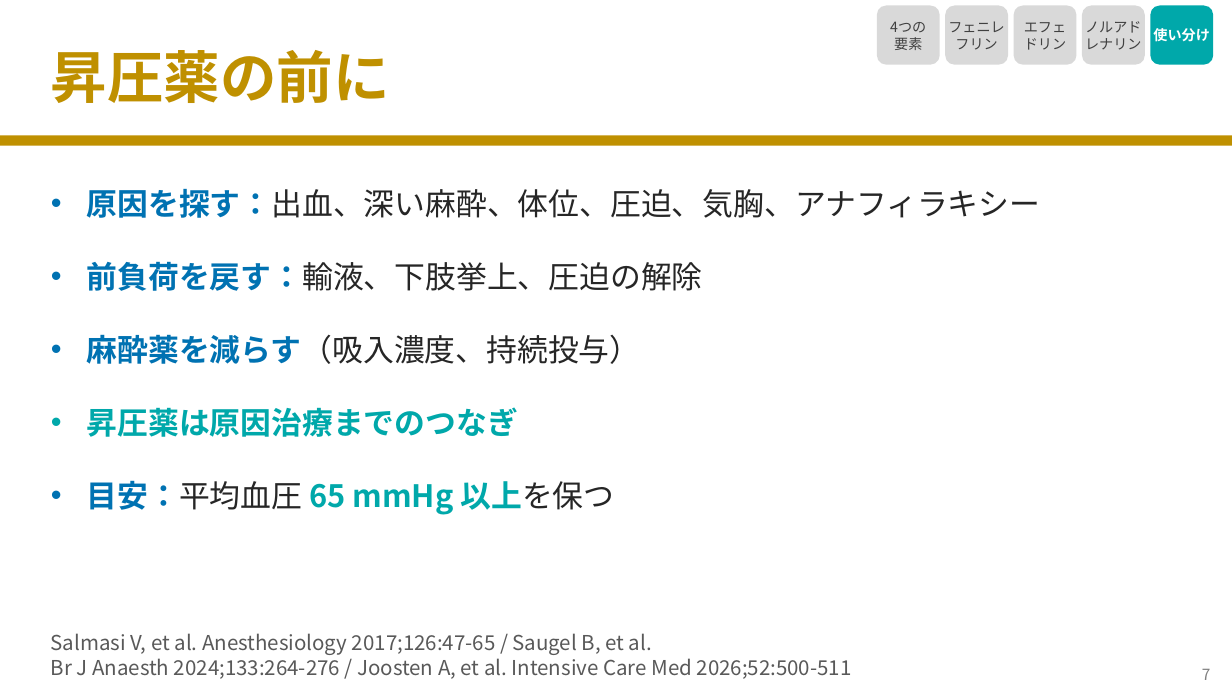
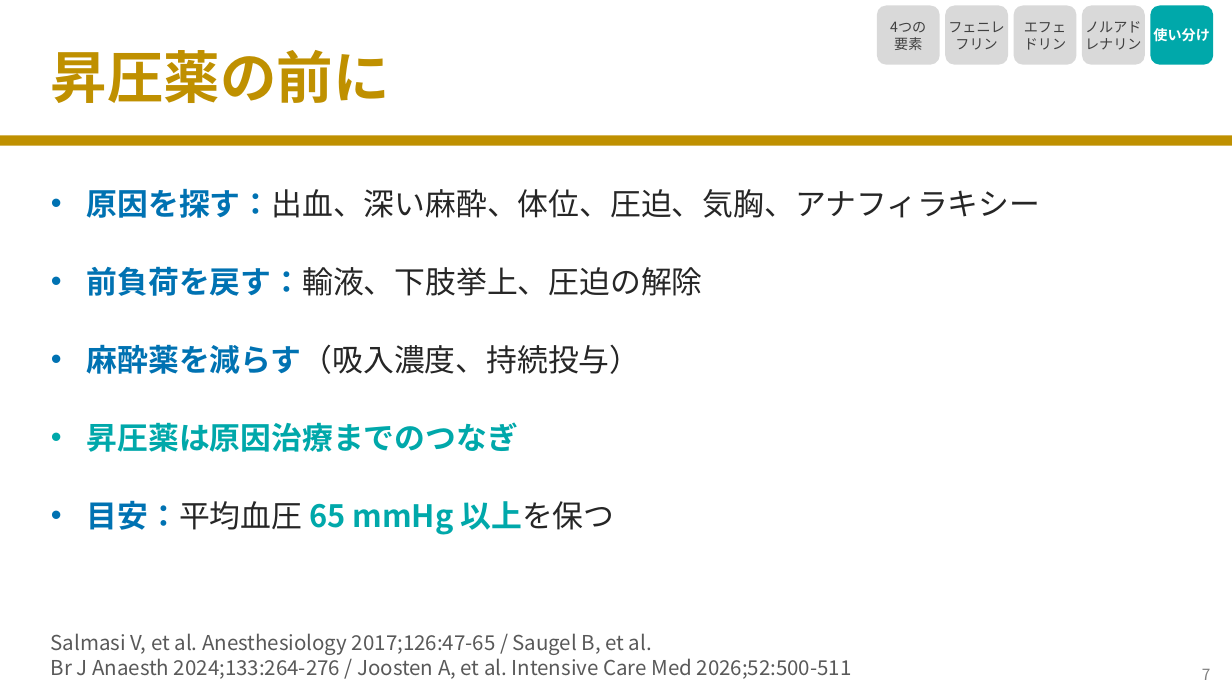
Before and after one commit to nobumitsu-3141/Anes-lecture, a slide deck: slide 8 of slides/3-8_vasopressors/3-8_vasopressors.pptx. Drawn at 1232x693 pixels with LibreOffice and Linux fonts; fonts in the diff are those of the drawing. Boxes give left, top, right and bottom in pixels: in the first picture for what was removed or moved away, otherwise in the second. Text is boxed around its words. In the diff, an @@ line names an element or a change of style, - is before the commit and + after.

```diff
--- a/slides/3-8_vasopressors/3-8_vasopressors.pptx
+++ b/slides/3-8_vasopressors/3-8_vasopressors.pptx
@@ text "原因を探す：出血、深い麻酔、体位、圧迫、気胸、アナフィラキシー" at [87, 189, 1041, 535]: more space between paragraphs @@
```
Also in this commit, not shown: 1 other slide changed, 9 other files.
